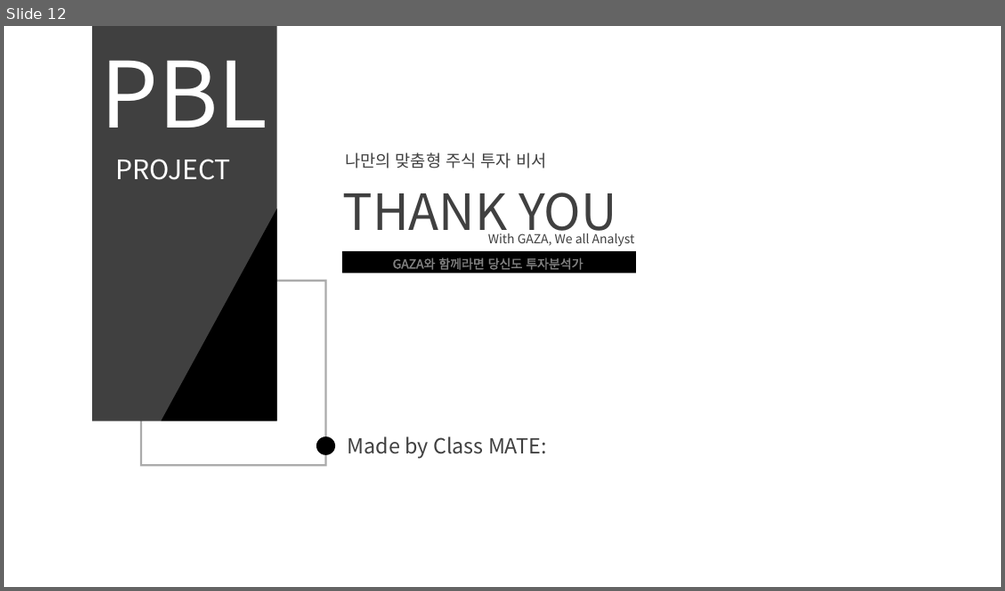
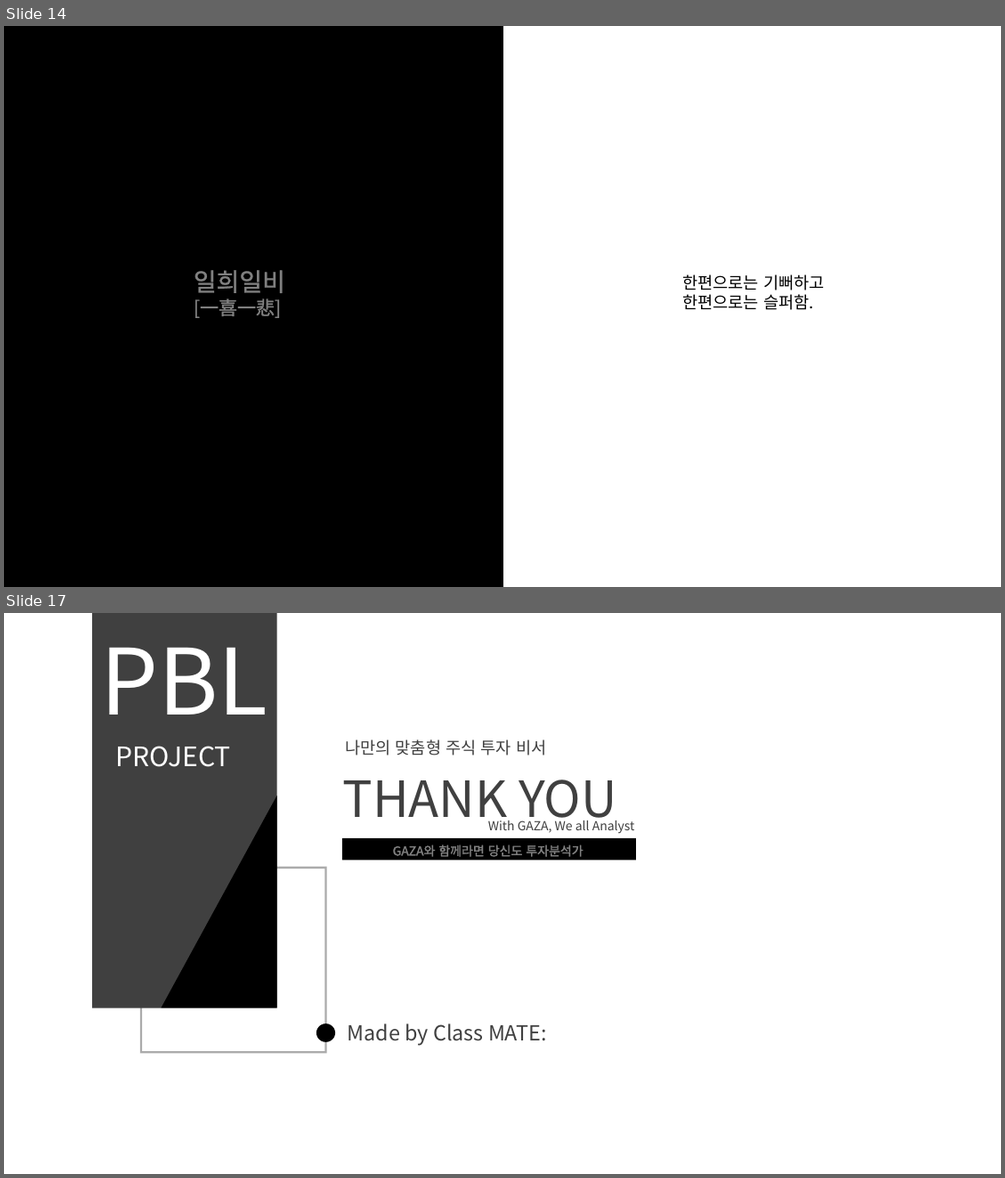
Before and after one commit to leo-kimm/project_N, a slide deck: 서비스 청사진.pptx. Shown one above the other, each under a label of ours: slide 12 before the commit, slides 14 and 17 after it; the slides between them are not shown. The pictures are 1005x591 and 1005x1178 pixels, drawn with LibreOffice and Linux fonts; fonts in the diff are those of the drawing; background and template pictures are left out. Boxes give left, top, right and bottom in pixels: in the first picture for what was removed or moved away, otherwise in the second. Text is boxed around its words. In the diff, an @@ line names an element or a change of style, - is before the commit and + after.

```diff
--- a/서비스 청사진.pptx
+++ b/서비스 청사진.pptx
@@ slide 14 added at [4,26,1001,587], background #FFFFFF @@
@@ rectangle added at [4,26,503,587], fill #000000 @@
@@ text added at [194,270,285,318], 18 pt, text #FFFFFF @@
+일희일비
+[一喜一悲]
@@ text added at [682,274,825,310], 16 pt, text #000000 @@
+한편으로는 기뻐하고 한편으로는 슬퍼함.
@@ what was slide 12 is now slide 17 @@
```
Also in this commit, not shown: 8 slides changed, 7 other slides added, 3 slides removed.
